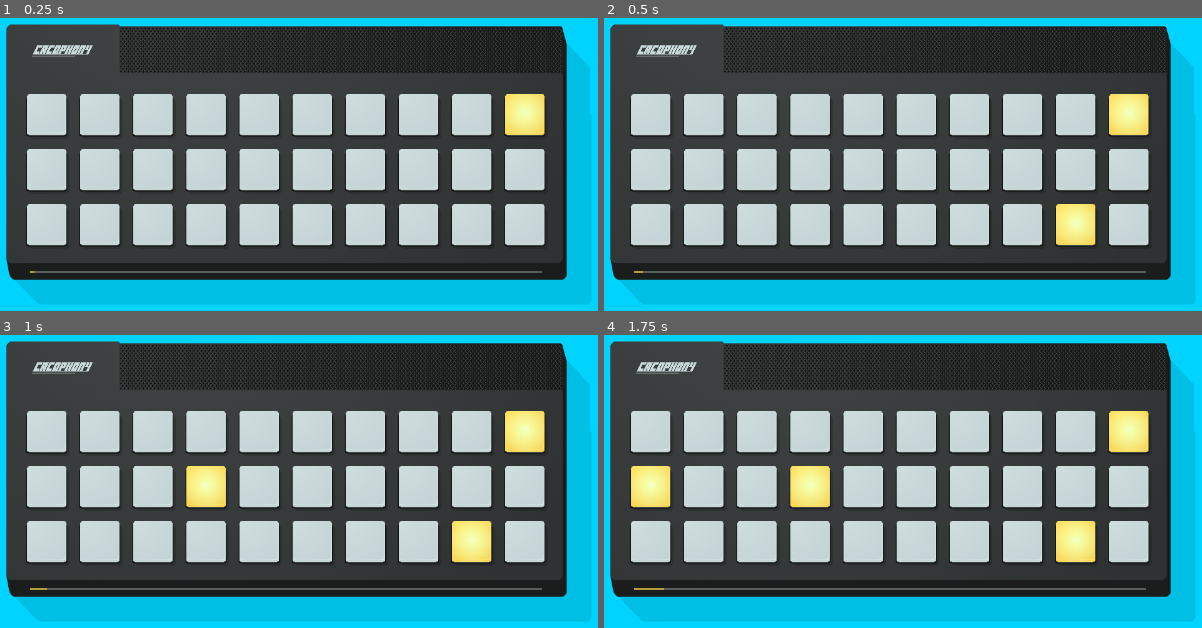
Above: before the commit, frames 1-4 (two rows, left to right).
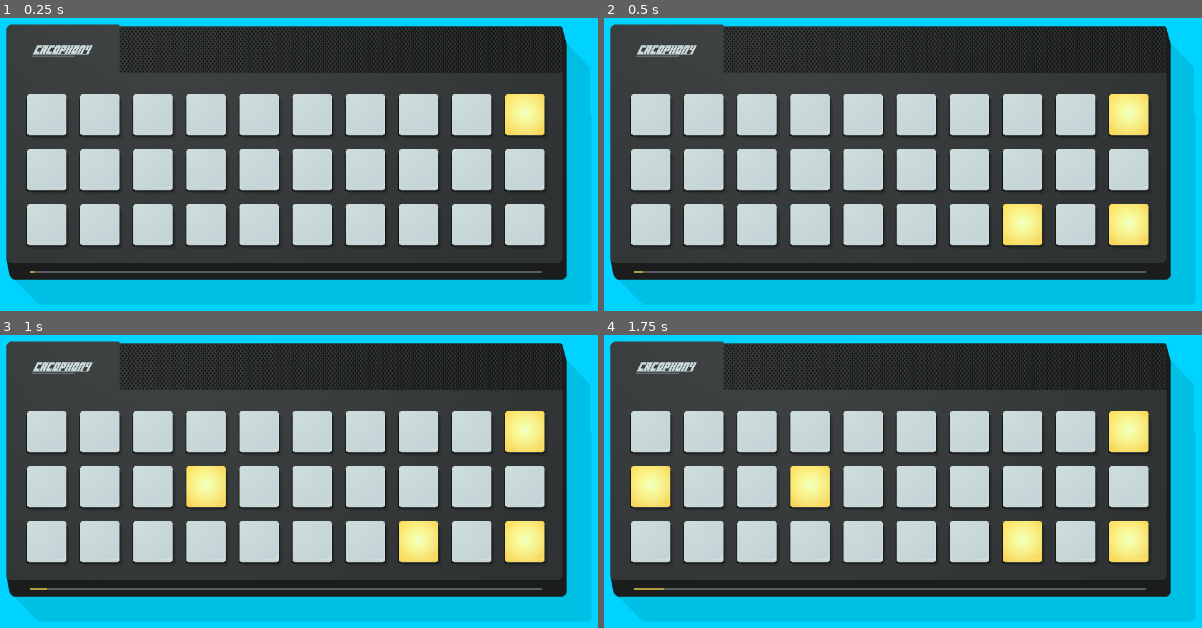
Above: after the commit, the same moments.

Repository: winterbeak/cacophony-t35x
Game: Godot game, scene res://scenes/Main.tscn
The game is run twice, just before and just after one commit, with the same random seed, the same clock (stepped at 60 frames per second) and the same inputs.
Inputs:
- Up to frame 1 (0.25 s): no input
- Up to frame 2 (0.5 s): no input
- Up to frame 3 (1 s): no input
- Up to frame 4 (1.75 s): tap Enter at 1.25 s

Frame 1 is identical in both runs. In frame 2, 2.8% of the frame differs, in the area x 66-92%, y 63-78%; in frame 3, 2.8%; in frame 4, 2.8%.

Commit message:
Make cadence component always outside-in

Diff:
--- a/Analog Cacophony/scripts/components/CadenceComponent.gd
+++ b/Analog Cacophony/scripts/components/CadenceComponent.gd
@@ -1,17 +1,12 @@
 extends "res://scripts/components/BaseComponent.gd"
 
-var outside_is_first: bool = false
 var pressed: Array = []
 onready var sounds: Array = [$C, $E, $G]
 onready var activate_sound = $Activate
 const SOUND_VOLUME = -4
 const ACTIVATE_VOLUME = -1
 
-var rng: RandomNumberGenerator = RandomNumberGenerator.new()
-
 func _ready() -> void:
-	rng.randomize()
-
 	lights = [$Light1, $Light2, $Light3]
 	lights[1].position.x = Constants.LIGHT_DISTANCE_HORIZ
 	lights[2].position.x = Constants.LIGHT_DISTANCE_HORIZ * 2
@@ -23,22 +18,14 @@
 func start() -> void:
 	activate_sound.play()
 	pressed = [false, false, false]
-	outside_is_first = rng.randi_range(0, 1) == 0
-	if outside_is_first:
-		lights[0].turn_on()
-		lights[2].turn_on()
-	else:
-		lights[1].turn_on()
+	lights[0].turn_on()
+	lights[2].turn_on()
 
 func on_key_press(key: String) -> void:
 
 	for i in range(len(lights)):
 		if key == lights[i].key:
-			if outside_is_first and (not pressed[0] or not pressed[2]) and i == 1:
-				for light in lights:
-					light.turn_off()
-				fail()
-			elif not outside_is_first and (not pressed[1]) and (i == 0 or i == 2):
+			if (not pressed[0] or not pressed[2]) and i == 1:
 				for light in lights:
 					light.turn_off()
 				fail()
@@ -47,11 +34,8 @@
 				sounds[i].play()
 				pressed[i] = true
 
-				if outside_is_first and pressed[0] and pressed[2]:
+				if pressed[0] and pressed[2]:
 					lights[1].turn_on()
-				elif not outside_is_first and pressed[1]:
-					lights[0].turn_on()
-					lights[2].turn_on()
 
 	# Deactivate if everything is pressed
 	for press in pressed:
